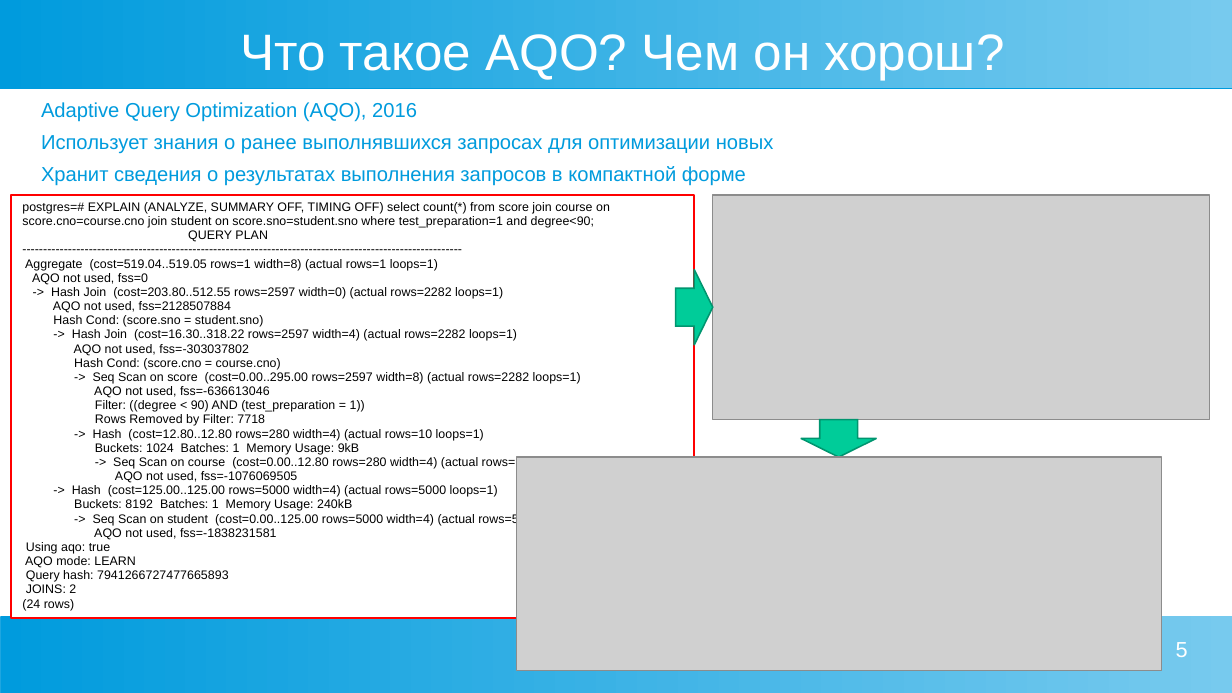
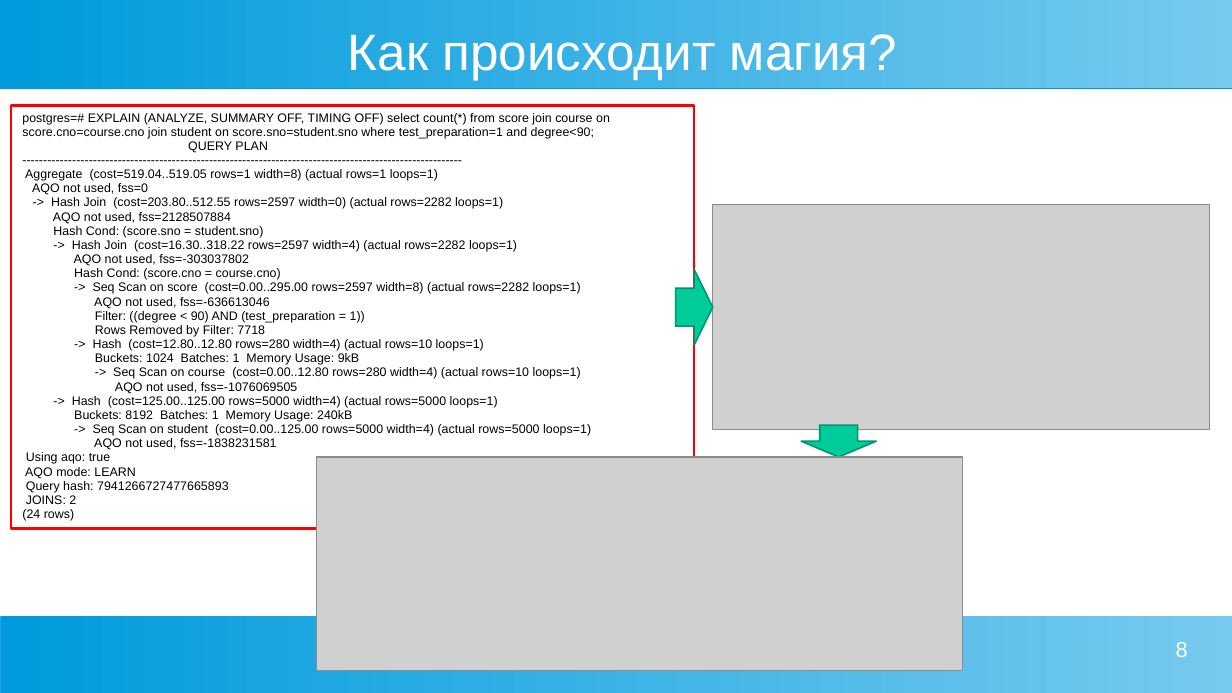
Before and after one commit to Alena0704/conf, a slide deck: slide 8 of aqo_presentation.ppt (slide 5 before the commit). Drawn at 1232x693 pixels with LibreOffice and Linux fonts; fonts in the diff are those of the drawing; grey boxes stand for pictures. Boxes give left, top, right and bottom in pixels: in the first picture for what was removed or moved away, otherwise in the second. Text is boxed around its words. In the diff, an @@ line names an element or a change of style, - is before the commit and + after.

```diff
--- a/aqo_presentation.ppt
+++ b/aqo_presentation.ppt
@@ title at [348,34,897,80]: text changed @@
-Что такое AQO? Чем он хорош?
+Как происходит магия?
@@ rectangle "postgres=# EXPLAIN (ANALYZE, SUMMARY OFF, ...": place and size @@
-rectangle "postgres=# EXPLAIN (ANALYZE, SUMMARY OFF, ..." at [11,195,694,617]
+rectangle "postgres=# EXPLAIN (ANALYZE, SUMMARY OFF, ..." at [11,105,694,528]
@@ text removed at [41,102,774,186] @@
-Adaptive Query Optimization (AQO), 2016
-Использует знания о ранее выполнявшихся запросах для оптимизации новых
-Хранит сведения о результатах выполнения запросов в компактной форме
@@ picture: place and size @@
-picture at [713,195,1211,419]
+picture at [713,205,1211,429]
@@ down arrow: place and size @@
-down arrow at [802,420,878,458]
+down arrow at [802,425,878,457]
@@ picture: place and size @@
-picture at [517,457,1162,671]
+picture at [318,457,963,671]
@@ page number at [1176,642,1188,657]: text changed @@
-5
+8
```
Also in this commit, not shown: 11 other slides changed, 7 slides added, 7 slides removed.
